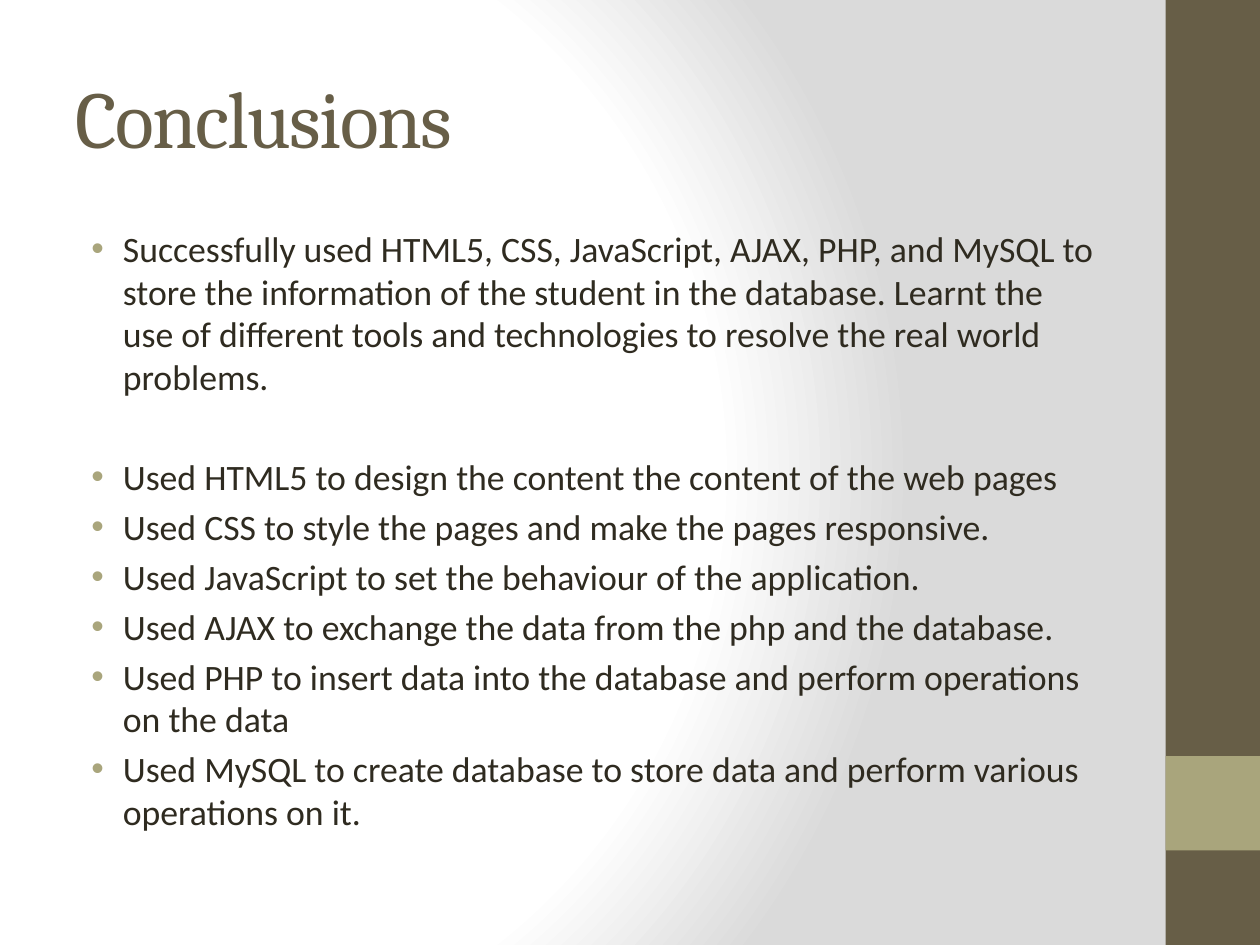
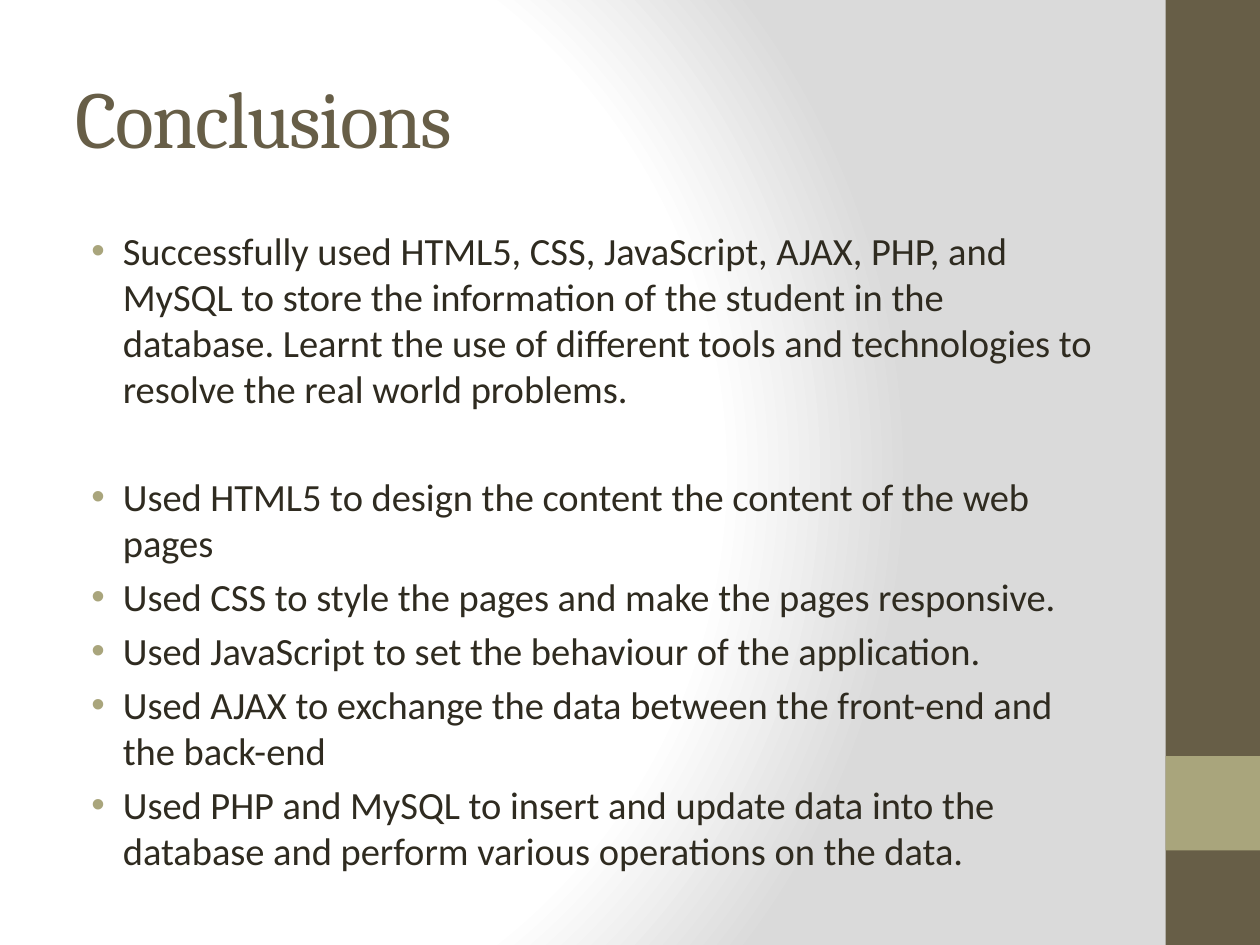
Before and after one commit to abhiyankgoyal/internshipProject, a slide deck: slide 24 of Internship Presentation.pptx. Drawn at 1260x945 pixels with LibreOffice and Linux fonts; fonts in the diff are those of the drawing. Boxes give left, top, right and bottom in pixels: in the first picture for what was removed or moved away, otherwise in the second. Text is boxed around its words. In the diff, an @@ line names an element or a change of style, - is before the commit and + after.

```diff
--- a/Internship Presentation.pptx
+++ b/Internship Presentation.pptx
@@ text at [123,238,1092,672]: size 20.4 to 22 pt in "Successfully used HTML5, CSS, JavaScript, AJAX, PHP, ...", "Used HTML5 to design the content the ...", "Used CSS to style the pages and ...", "Used JavaScript to set the behaviour of ..." @@
@@ text at [123,692,1052,872]: text changed; size 20.4 to 22 pt @@
-• Used AJAX to exchange the data from the php and the database.
-• Used PHP to insert data into the database and perform operations on the data
-• Used MySQL to create database to store data and perform various operations on it.
+• Used AJAX to exchange the data between the front-end and the back-end
+• Used PHP and MySQL to insert and update data into the database and perform various operations on the data.
```
Also in this commit, not shown: 8 other slides changed, 3 other files.
